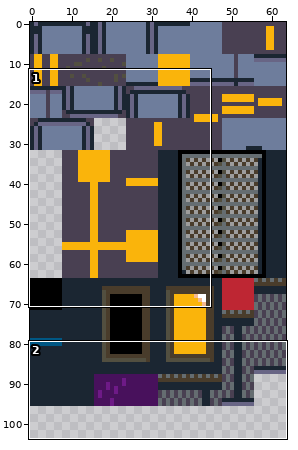
Two versions of one sprite sheet, res/tiles.png. Above: a wide view before the commit, with the close-up outlined.
Close-up. Before:
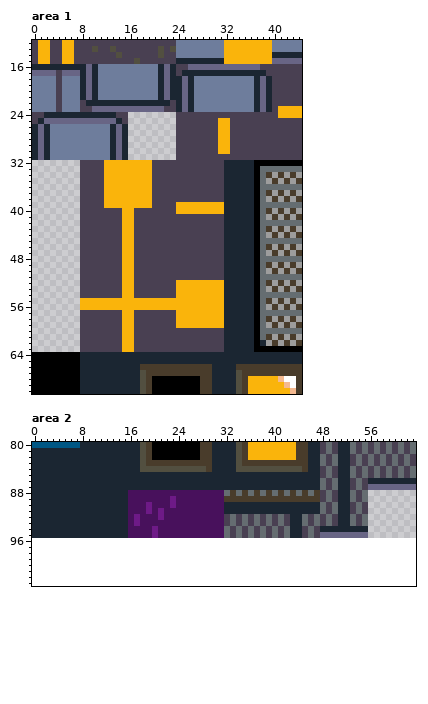
The file is 64x96 pixels. Shown: area 1: x 0..44, y 12..70; area 2: x 0..63, y 80..103. The old version is drawn lined up with the new one, on the new canvas.
And afterwards:
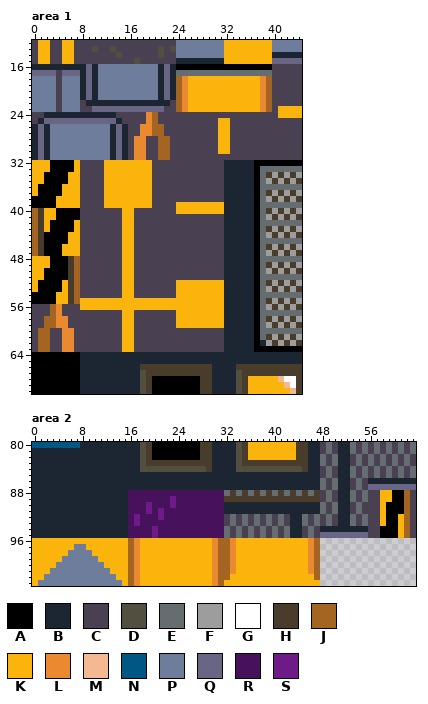
Palette (. is transparent): A #000000  B #1b2632  C #494052  D #524f40  E #656d71  F #9d9d9d  G #ffffff  H #493c2b  J #a46422  K #fab40b  L #eb8931  M #f4b990  N #005784  P #6e7d9c  Q #686585  R #48115c  S #6e1a87
From the commit log: Made a tiny town for the main map
From old to new:
canvas 64x96 -> 64x104
Changed rows in their new state; - is an unchanged pixel.
Area 1:
first column x 0:
16 ------------------------AAAAAAAAAAAAAAAA
17 ------------------------EEEEEEEEEEEEEEEE
18 ------------------------JLKKKKKKKKKKKKLJ
19 ------------------------JLKKKKKKKKKKKKLJ
20 ------------------------JLKKKKKKKKKKKKLJ
21 ------------------------JLKKKKKKKKKKKKLJ
22 ------------------------JLKKKKKKKKKKKKLJ
23 ------------------------JLKKKKKKKKKKKKLJ
24 ----------------CCCLJCCC----------------
25 ----------------CCCLJCCC----------------
26 ----------------CCLLJJCC----------------
27 ----------------CCLLJJCC----------------
28 ----------------CLLCCJJC----------------
29 ----------------CLLCCJJC----------------
30 ----------------CLLCCJJC----------------
31 ----------------CLLCCJJC----------------
32 KKKAAAAK--------------------------------
33 KKKAAAAK--------------------------------
34 KKAAAAKK--------------------------------
35 KKAAAAKK--------------------------------
36 KAAAAKKK--------------------------------
37 KAAAAKKK--------------------------------
38 AAAAKKKK--------------------------------
39 AAAAKKKK--------------------------------
40 JHKKAAAA--------------------------------
41 JHKKAAAA--------------------------------
42 JHKAAAAK--------------------------------
43 JHKAAAAK--------------------------------
44 JHAAAAKK--------------------------------
45 JHAAAAKK--------------------------------
46 JHAAAKKK--------------------------------
47 JHAAAKKK--------------------------------
48 KKKAAAHJ--------------------------------
49 KKKAAAHJ--------------------------------
50 KKAAAAHJ--------------------------------
51 KKAAAAHJ--------------------------------
52 KAAAAKHJ--------------------------------
53 KAAAAKHJ--------------------------------
54 AAAAKKHJ--------------------------------
55 AAAAKKHJ--------------------------------
56 CCCJLCCC--------------------------------
57 CCCJLCCC--------------------------------
58 CCJJLLCC--------------------------------
59 CCJJLLCC--------------------------------
60 CJJCCLLC--------------------------------
61 CJJCCLLC--------------------------------
62 CJJCCLLC--------------------------------
63 CJJCCLLC--------------------------------
Area 2:
first column x 0:
 88 --------------------------------------------------------CCKKAAJC
 89 --------------------------------------------------------CCKKAAJC
 90 --------------------------------------------------------CCKAAAJC
 91 --------------------------------------------------------CCKAAAJC
 92 --------------------------------------------------------CCKAAKJC
 93 --------------------------------------------------------CCKAAKJC
 94 --------------------------------------------------------CCAAAKJC
 95 --------------------------------------------------------CCAAAKJC
 96 KKKKKKKKKKKKKKKKJLKKKKKKKKKKKKLJJLKKKKKKKKKKKKLJ----------------
 97 KKKKKKKPPKKKKKKKJLKKKKKKKKKKKKLJJLKKKKKKKKKKKKLJ----------------
 98 KKKKKKPPPPKKKKKKJLKKKKKKKKKKKKLJJLKKKKKKKKKKKKLJ----------------
 99 KKKKKPPPPPPKKKKKJLKKKKKKKKKKKKLJJLKKKKKKKKKKKKLJ----------------
100 KKKKPPPPPPPPKKKKJLKKKKKKKKKKKKLJJLKKKKKKKKKKKKLJ----------------
101 KKKPPPPPPPPPPKKKJLKKKKKKKKKKKKLJJLKKKKKKKKKKKKLJ----------------
102 KKPPPPPPPPPPPPKKJLKKKKKKKKKKKKLJJKKKKKKKKKKKKKKJ----------------
103 KPPPPPPPPPPPPPPKJLKKKKKKKKKKKKLJKKKKKKKKKKKKKKKK----------------
Changed places in both close-ups, as pixel boxes (x1, y1, x2, y2):
changed: (128, 64, 272, 160)
added: (32, 160, 80, 352)
added: (368, 490, 416, 538)
added: (32, 538, 320, 586)
